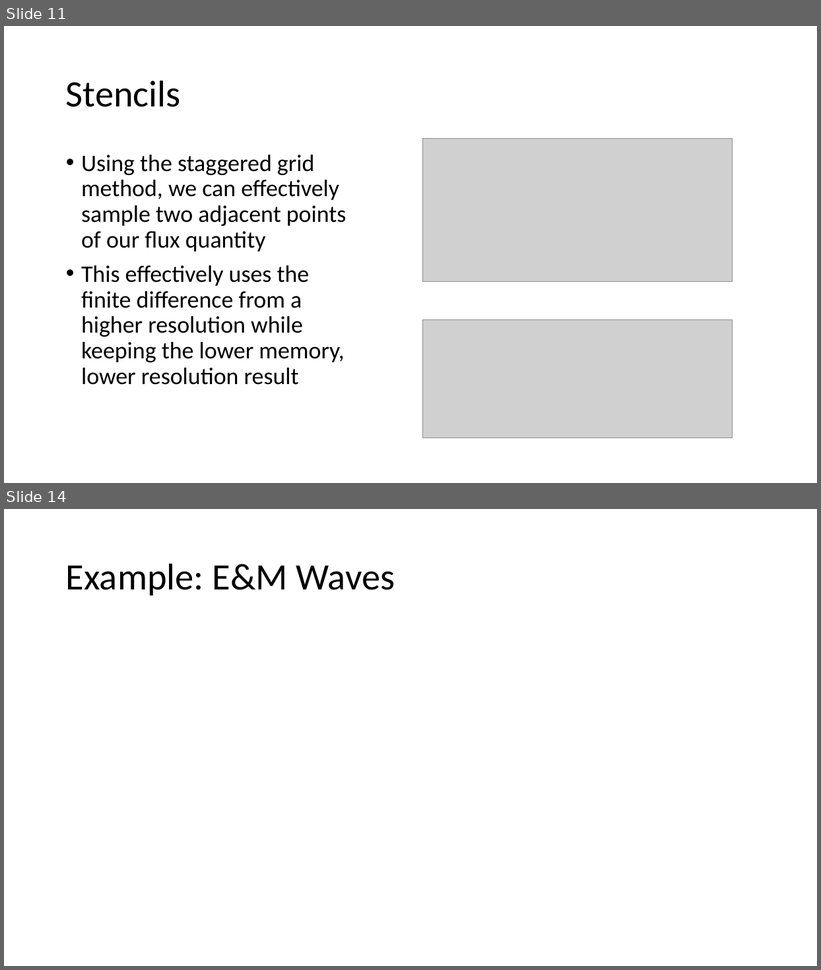
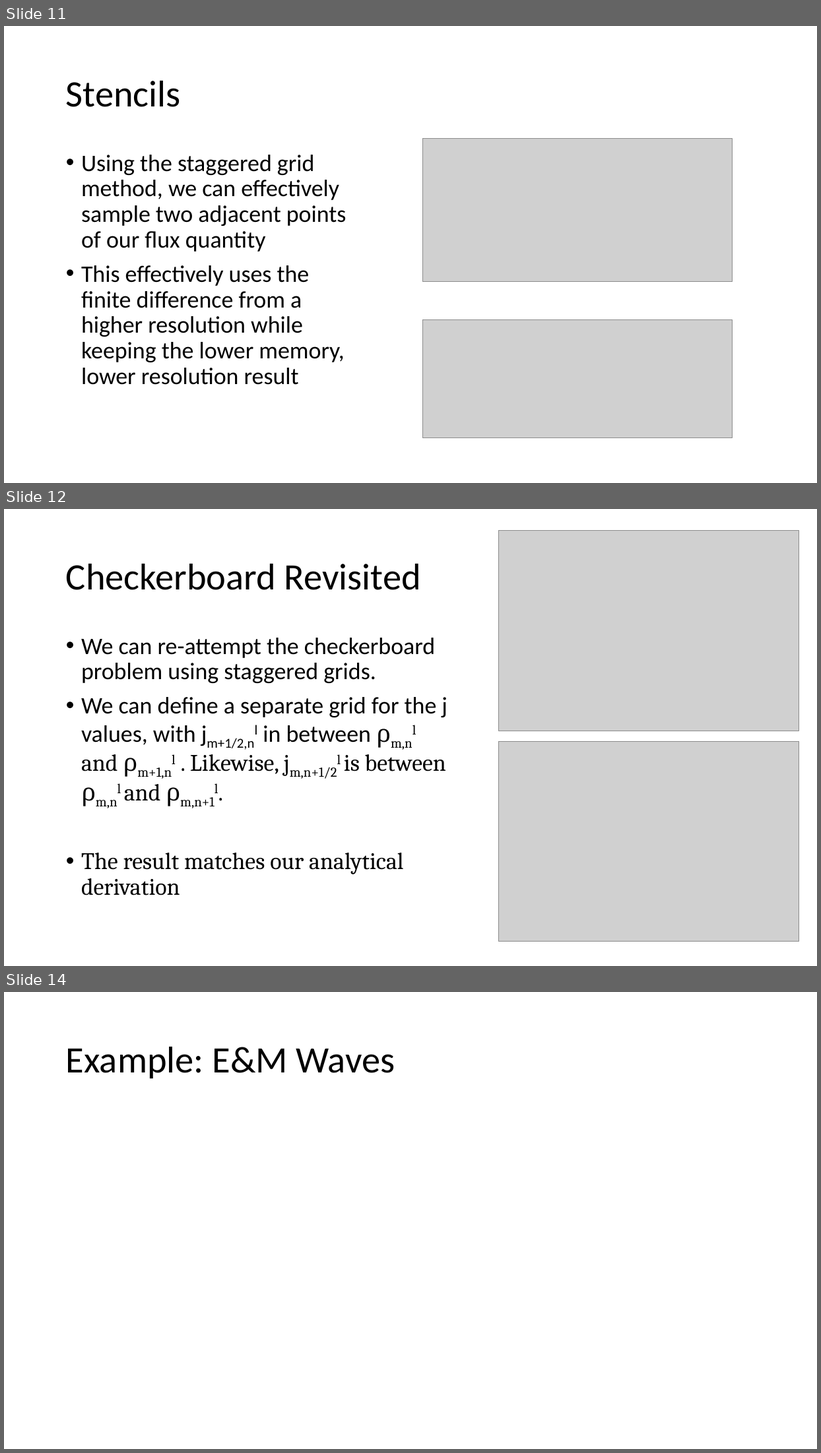
Before and after one commit to Tsintsuntsini/PHYS_581, a slide deck: Presentation3/Staggered Grids.pptx. Shown one above the other, each under a label of ours: slides 11 and 14 before the commit, slides 11, 12 and 14 after it; the slides between them are not shown. The pictures are 821x970 and 821x1453 pixels, drawn with LibreOffice and Linux fonts; fonts in the diff are those of the drawing; grey boxes stand for pictures. Boxes give left, top, right and bottom in pixels: in the first picture for what was removed or moved away, otherwise in the second. Text is boxed around its words. In the diff, an @@ line names an element or a change of style, - is before the commit and + after.

```diff
--- a/Presentation3/Staggered Grids.pptx
+++ b/Presentation3/Staggered Grids.pptx
@@ slide 12 added at <box>4,509,817,966</box>, background #FFFFFF @@
@@ picture added at <box>499,530,799,731</box> @@
@@ title added at <box>66,563,421,590</box>, 44 pt, text #000000 @@
+Checkerboard Revisited
@@ text added at <box>81,638,448,896</box>, 28 pt, text #000000 @@
+• We can re-attempt the checkerboard problem using staggered grids.
+• We can define a separate grid for the j values, with jm+1/2,nl in between ρm,nl and ρm+1,nl . Likewise, jm,n+1/2l is between ρm,nl and ρm,n+1l.
+• The result matches our analytical derivation
@@ picture added at <box>499,741,799,942</box> @@
```
Also in this commit, not shown: 7 slides changed, 7 other slides added, 3 slides removed, 6 other files.
